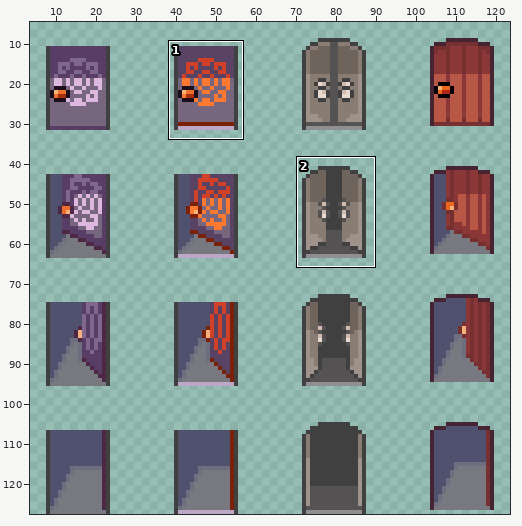
Two versions of one sprite sheet, Graphics/Characters/doors14.png. The picture above shows the old version from afar; the outline marks the close-up.
Close-up. The starting point:
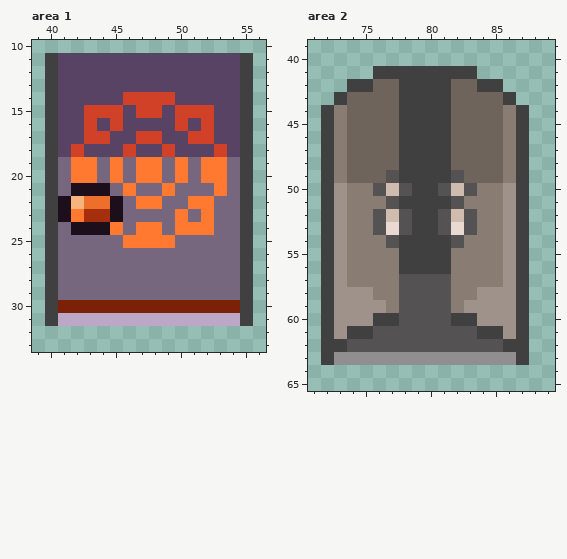
The file is 256x256 pixels, drawn in blocks of 2x2; one block is one cell here. Colours within 5 levels of each other are drawn and written as one. Shown: area 1: x 39..56, y 10..33; area 2: x 71..89, y 39..65. The wide view leaves out empty margins. The commit also changed other parts of the picture, which this record leaves out.
The result:
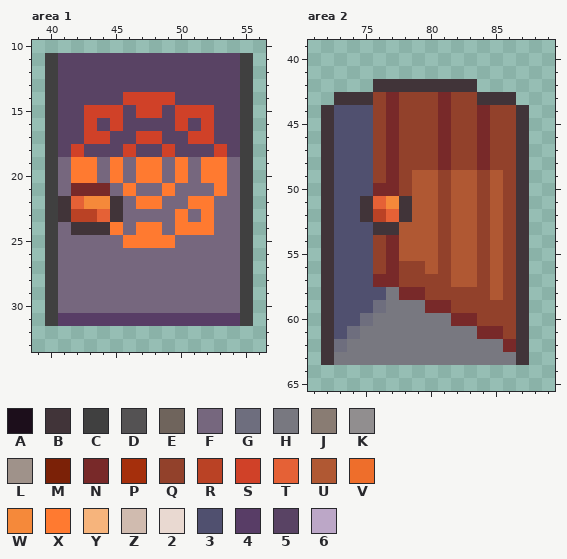
Palette (. is transparent): A #1c0e1b  B #413439  C #404040  D #545253  E #6f645c  F #76677e  G #6e6e7e  H #787880  J #897c73  K #918e8f  L #9f928a  M #7b2107  N #782929  P #a52f0c  Q #92412b  R #ba4225  S #d04128  T #e56136  U #b05833  V #ee6e2b  W #f5893a  X #ff7a30  Y #f6b47c  Z #d0bbaf  2 #e9d9d1  3 #50506f  4 #583d66  5 #594364  6 #bca7c7
Diff:
Area 1:
y 21: x 42..44 AAA -> NNN
y 22: x 41..45 AYVVA -> BTWWB
y 23: x 41..45 AXPPA -> BRRTB
y 24: x 42..44 AAA -> BBB
y 30: x 41..54 MMMMMMMMMMMMMM -> FFFFFFFFFFFFFF
y 31: x 41..54 66666666666666 -> 44444444444444
Area 2:
y 41: x 76..83 CCCCCCCC -> ........
y 42: x 74..85 CCEECCCCEECC -> ..BBBBBBBB..
y 43: x 73..86 CEEEECCCCEEEEC -> BBBQNQQQNQQBBB
y 44..48: x 72..87 CJEEEECCCCEEEEJC -> B333QNQQQNQQNQQB
y 49: x 72..87 CJEEEDCCCCDEEEJC -> B333QNQUUQUUQUQB
y 50: x 72..87 CLJJDZDCCDZDJJLC -> B333NNQUUQUUQUQB
y 51: x 72..87 CLJJJDCCCCDJJJLC -> B33BTWBUUQUUQUQB
y 52: x 72..87 CLJJDZDCCDZDJJLC -> B33BRTBUUQUUQUQB
y 53: x 72..87 CLJJD2DCCD2DJJLC -> B333BBUUUQUUQUQB
y 54: x 72..87 CLJJJDCCCCDJJJLC -> B333QNUUUQUUQUQB
y 55: x 72..87 CLJJJJCCCCJJJJLC -> B333QNUUUQUUQUQB
y 56: x 72..87 CLJJJJCCCCJJJJLC -> B333QNQQUQUUQUQB
y 57: x 72..87 CLJJJJDDDDJJJJLC -> B333NNQQQQUUQUQB
y 58: x 72..87 CLLLJJDDDDJJLLLC -> B3333HNNQQQQQUQB
y 59: x 72..87 CLLLLJDDDDJLLLLC -> B333GHHHNNQQQQQB
y 60: x 72..87 CLLLCCDDDDCCLLLC -> B33GHHHHHHNNQQQB
y 61: x 72..87 CLCCDDDDDDDDCCLC -> B3GHHHHHHHHHNNQB
y 62: x 72..87 CCDDDDDDDDDDDDCC -> BGHHHHHHHHHHHHNB
y 63: x 72..87 CKKKKKKKKKKKKKKC -> BHHHHHHHHHHHHHHB
Where, in picture pixels (left, top, right, bottom), the same in both close-ups:
changed: (58, 183, 123, 235)
changed: (58, 300, 240, 326)
changed: (321, 66, 529, 365)
